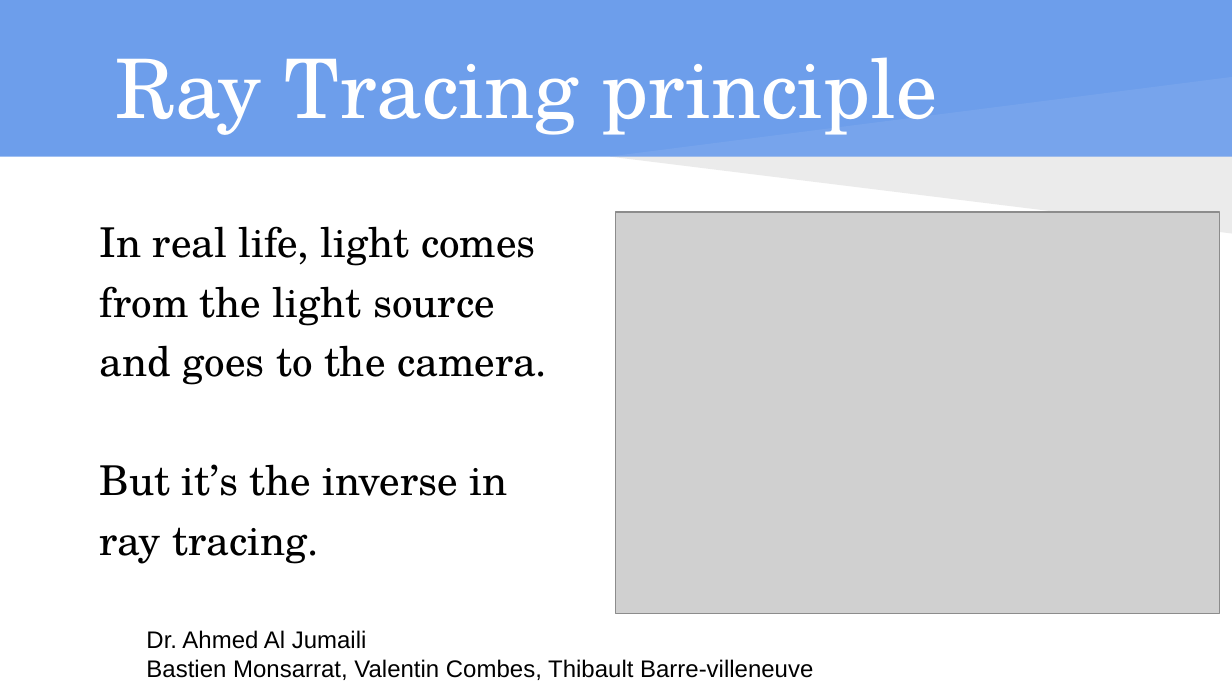
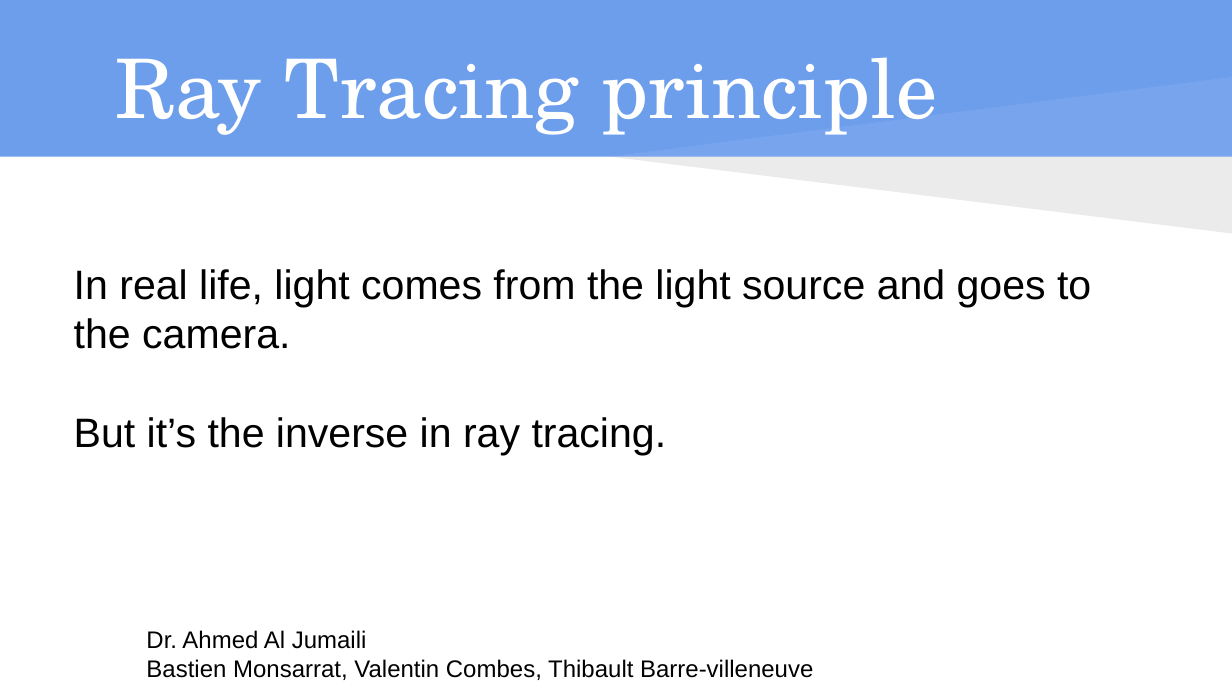
Before and after one commit to isundil/drt, a slide deck: slide 8 of Presentation DS - drt.pptx (slide 19 before the commit). Drawn at 1232x693 pixels with LibreOffice and Linux fonts; fonts in the diff are those of the drawing; grey boxes stand for pictures. Boxes give left, top, right and bottom in pixels: in the first picture for what was removed or moved away, otherwise in the second. Text is boxed around its words. In the diff, an @@ line names an element or a change of style, - is before the commit and + after.

```diff
--- a/Presentation DS - drt.pptx
+++ b/Presentation DS - drt.pptx
@@ picture removed at (616,212,1220,614) @@
@@ text "In real life, light comes ..." at (74,269,1091,455): vertical alignment middle to top @@
@@ text at (74,269,1091,455): text changed; font TeX Gyre Schola to Arial @@
-In real life, light comes
-from the light source
-and goes to the camera.
-But it’s the inverse in
-ray tracing.
+In real life, light comes from the light source and goes to the camera.
+But it’s the inverse in ray tracing.
```
Also in this commit, not shown: 3 other slides changed, 1 slide added, 5 slides removed.
